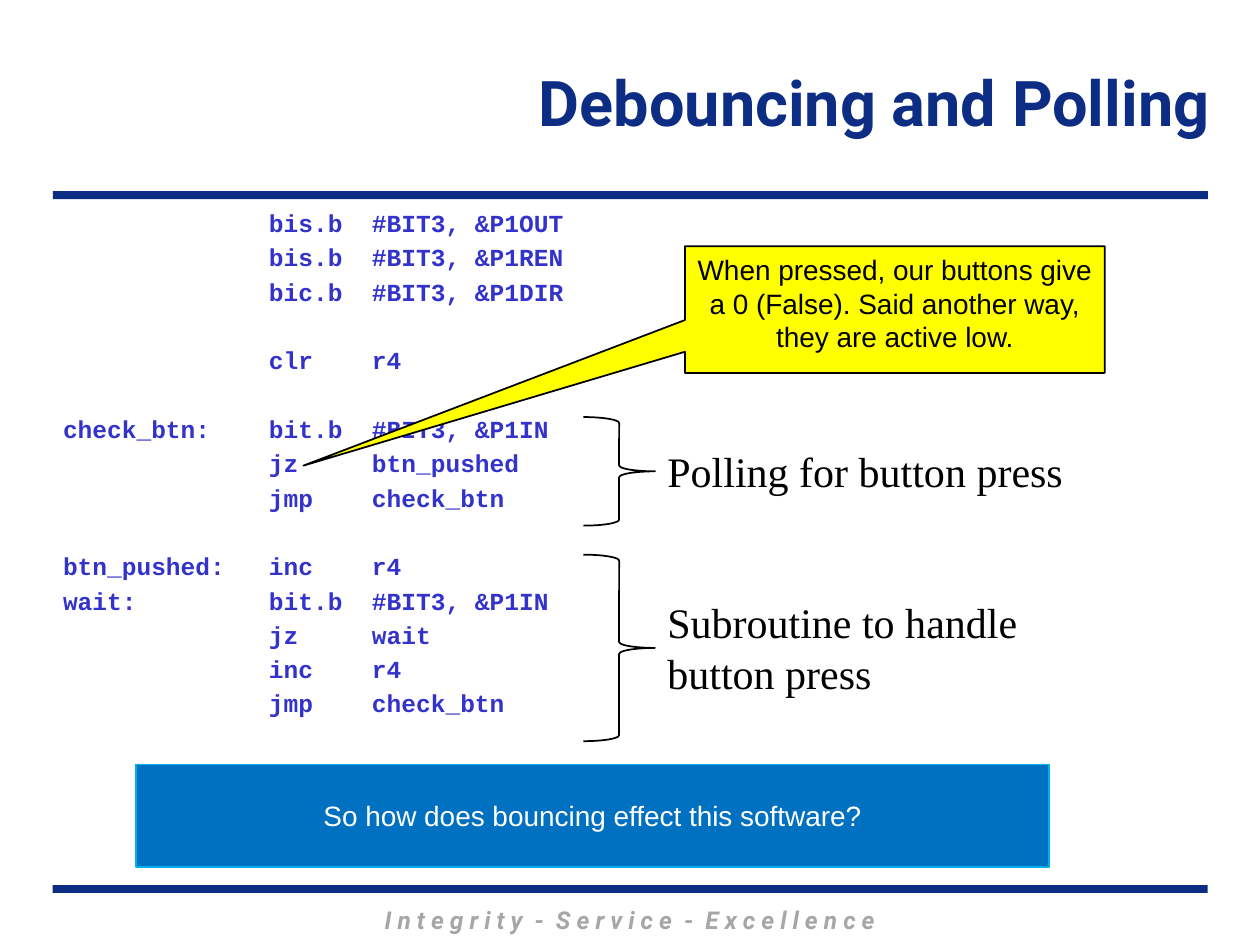
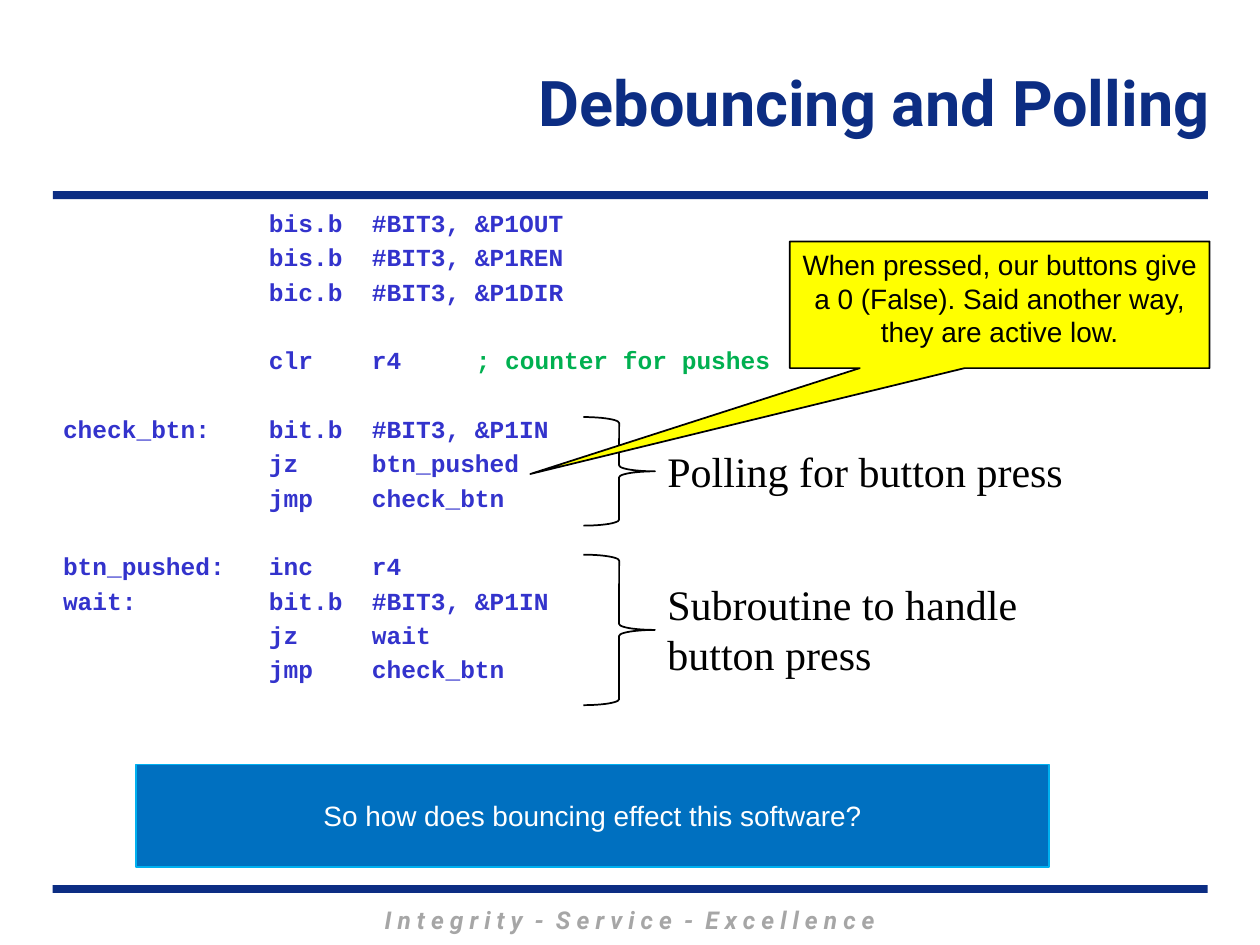
Before and after one commit to MarsUniversity/ECE382, a slide deck: slide 9 of source/lessons/lsn14-15/Lsn14-15.pptx. Drawn at 1260x945 pixels with LibreOffice and Linux fonts; fonts in the diff are those of the drawing; background and template pictures are left out. Boxes give left, top, right and bottom in pixels: in the first picture for what was removed or moved away, otherwise in the second. Text is boxed around its words. In the diff, an @@ line names an element or a change of style, - is before the commit and + after.

```diff
--- a/source/lessons/lsn14-15/Lsn14-15.pptx
+++ b/source/lessons/lsn14-15/Lsn14-15.pptx
@@ text at (x1=269, y1=214, x2=770, y2=374): paragraph removed @@
-inc r4
@@ speech box "When pressed, our buttons give ..." moved from (x1=685, y1=246, x2=1105, y2=373) to (x1=790, y1=242, x2=1210, y2=369) @@
@@ speech box "When pressed, our buttons give ..." at (x1=790, y1=242, x2=1210, y2=369): proportions changed @@
@@ text at (x1=269, y1=351, x2=770, y2=374): text changed; text colour #3333CC to #00B050 @@
-clr r4
+clr r4 ; counter for pushes
@@ right brace resized from (x1=583, y1=554, x2=655, y2=741) to (x1=583, y1=554, x2=655, y2=704) @@
@@ text "Subroutine to handle button press" moved from (x1=667, y1=609, x2=1017, y2=698) to (x1=667, y1=591, x2=1017, y2=679) @@
```
Also in this commit, not shown: 6 other slides changed.
